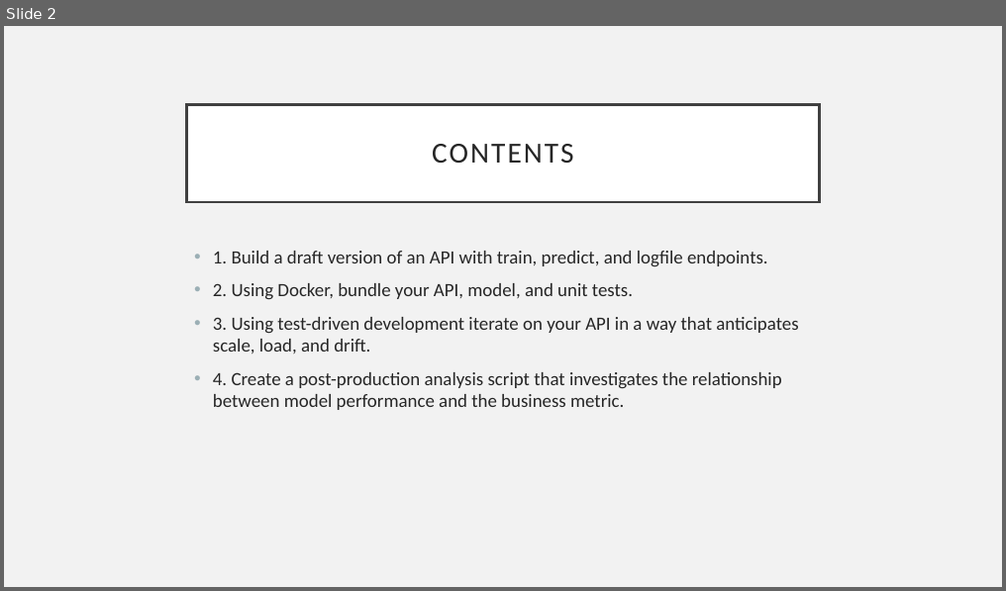
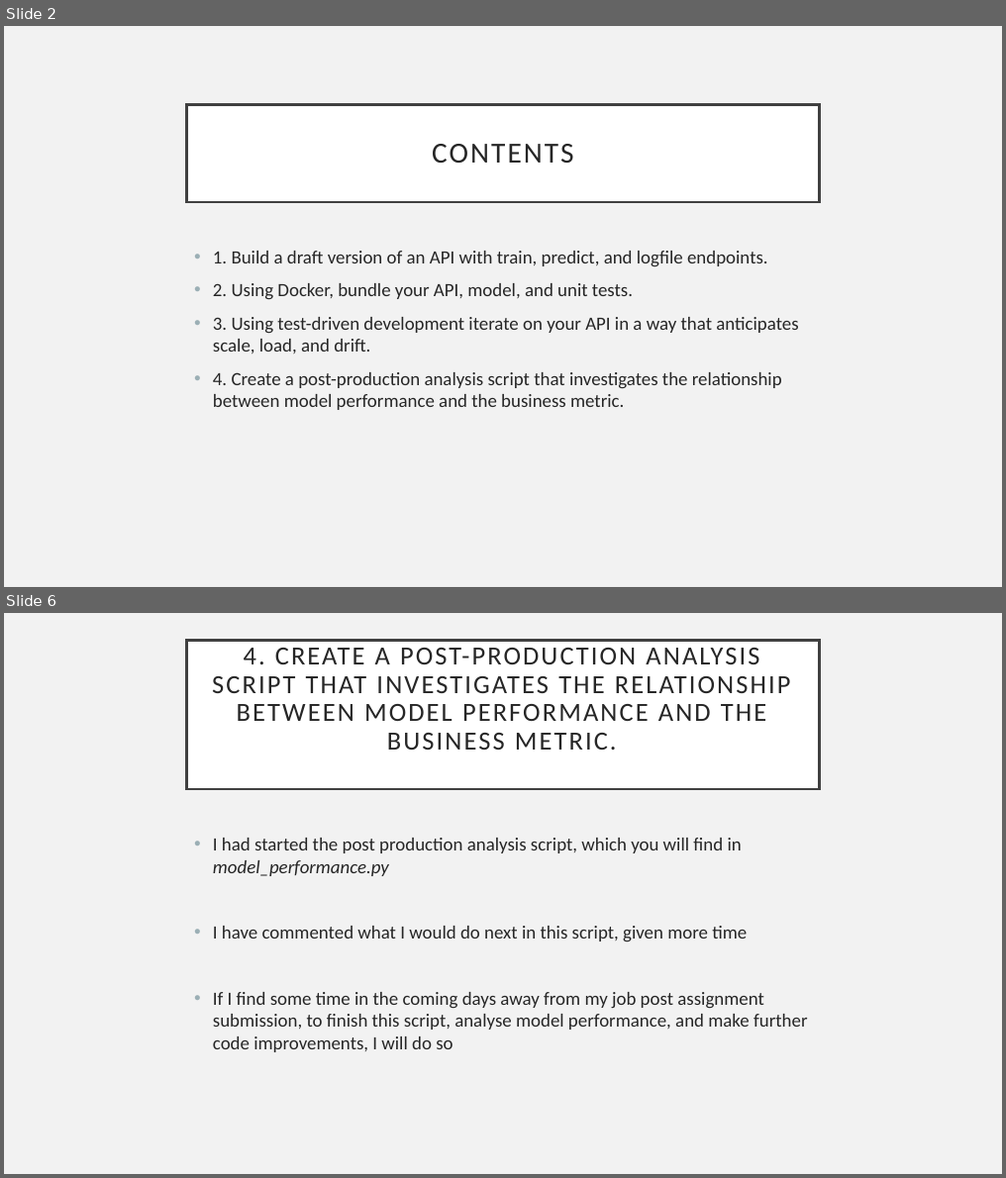
Before and after one commit to richardcure/capstone, a slide deck: Part 3 Model production/AAVAiL Revenue Prediction - Model Production Report.pptx. Shown one above the other, each under a label of ours: slide 2 before the commit, slides 2 and 6 after it; the slides between them are not shown. The pictures are 1006x591 and 1006x1178 pixels, drawn with LibreOffice and Linux fonts; fonts in the diff are those of the drawing. Boxes give left, top, right and bottom in pixels: in the first picture for what was removed or moved away, otherwise in the second. Text is boxed around its words. In the diff, an @@ line names an element or a change of style, - is before the commit and + after.

Commit message:
adding newdata , half finished model performance script, minor change to app.py

```diff
--- a/Part 3 Model production/AAVAiL Revenue Prediction - Model Production Report.pptx
+++ b/Part 3 Model production/AAVAiL Revenue Prediction - Model Production Report.pptx
@@ slide 6 added at (x1=4, y1=613, x2=1002, y2=1174), background #F2F2F2 @@
@@ title added at (x1=187, y1=640, x2=819, y2=789), fill #FFFFFF, outline #404040 2.5 pt, 25.2 pt, text #262626 @@
+4. CREATE A POST-PRODUCTION ANALYSIS SCRIPT THAT INVESTIGATES THE RELATIONSHIP BETWEEN MODEL PERFORMANCE AND THE BUSINESS METRIC.
@@ text added at (x1=213, y1=838, x2=807, y2=1053), 18 pt, text #262626 @@
+• I had started the post production analysis script, which you will find in model_performance.py
+• I have commented what I would do next in this script, given more time
+• If I find some time in the coming days away from my job post assignment submission, to finish this script, analyse model performance, and make further code improvements, I will do so
```
Also in this commit, not shown: 1 slide changed, 2 other slides added, 8 other files.
